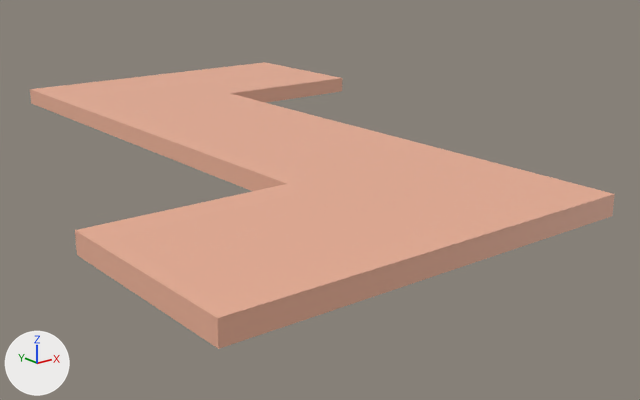
Before and after pictures for a commit that changed the FBX model Assets/Levels/Level01.fbx.
Camera for both pictures: a 50 mm lens placed at (-3.76, -5.55, 1.21), pointed at (-0.77, -1.82, -0.28). The lights are fixed; the arrows at lower left show +X, +Y and +Z. Where no turn or scale is listed for an object, it has been applied to the vertices.

Objects in the first picture: 'porch_floorCenter', 'porch_floorCenter.001', 'porch_floorCenter.002', 'porch_floorCenter.003', 'porch_floorCenter.004', 'porch_floorCenter.005'.
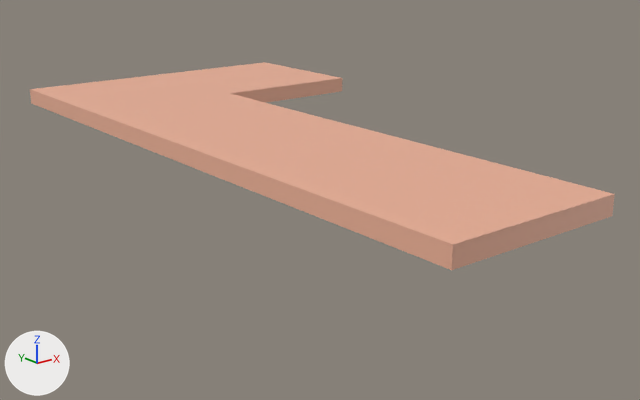
The change, as a list of edits to the scene's bpy script:
```text
Remove ob_porch_floorcenter_005:
    ob_porch_floorcenter_005 = bpy.data.objects.new('porch_floorCenter.005', me_mesh_005)
    ob_porch_floorcenter_005.location = (-2.0, -3.0, 0.0)
```

Boxes (x1, y1, x2, y2) around the edits, measured in the pictures (640 x 400 px):
'porch_floorCenter.005', deleted (beige)
    before: (75, 184, 453, 349)
